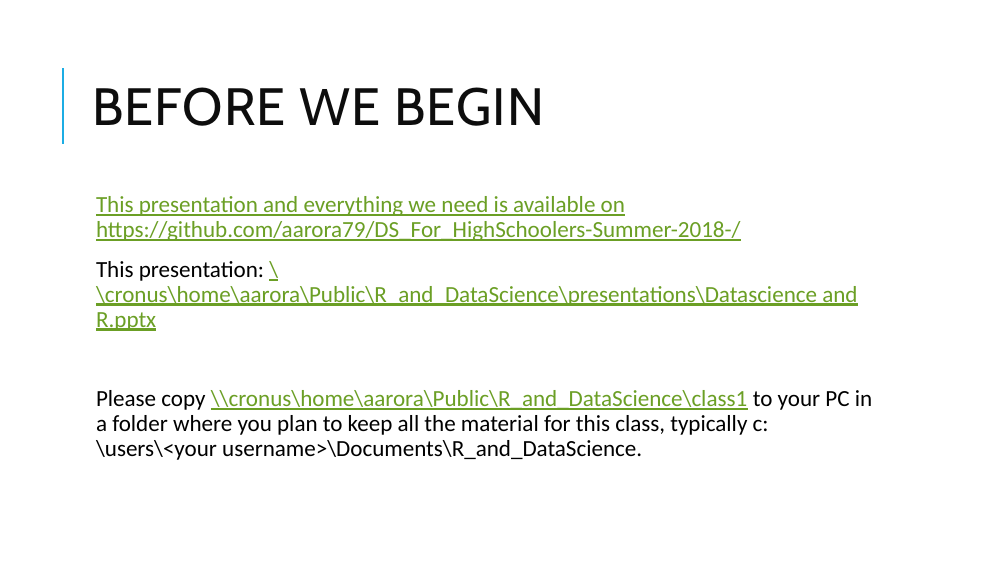
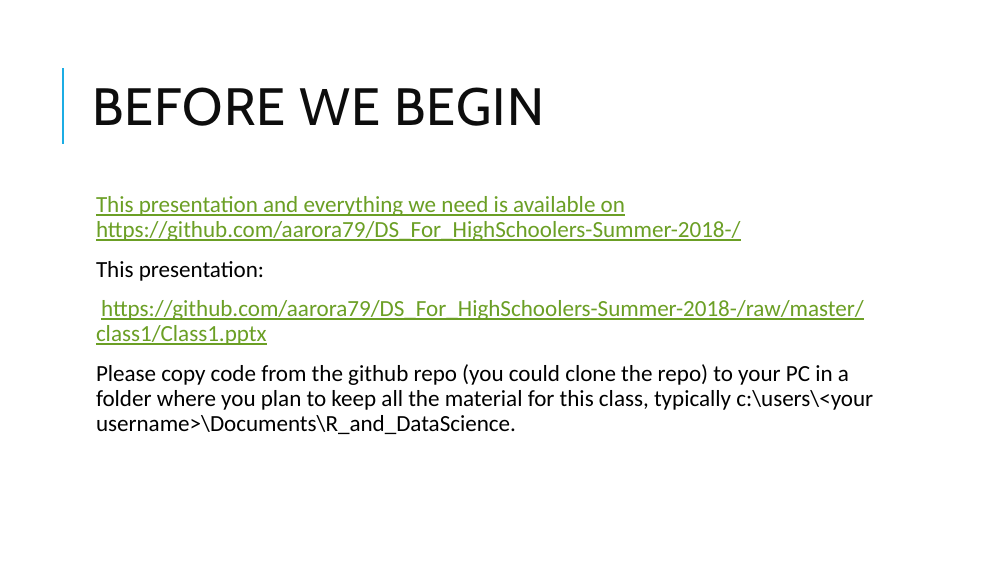
Before and after one commit to aarora79/DS_For_HighSchoolers-Summer-2018-, a slide deck: slide 2 of class1/Class1.pptx. Drawn at 1008x567 pixels with LibreOffice and Linux fonts; fonts in the diff are those of the drawing. Boxes give left, top, right and bottom in pixels: in the first picture for what was removed or moved away, otherwise in the second. Text is boxed around its words. In the diff, an @@ line names an element or a change of style, - is before the commit and + after.

Commit message:
updated presentation before class

```diff
--- a/class1/Class1.pptx
+++ b/class1/Class1.pptx
@@ text at (96, 261, 873, 434): text changed @@
-  This presentation: \\cronus\home\aarora\Public\R_and_DataScience\presentations\Datascience and R.pptx
-  Please copy \\cronus\home\aarora\Public\R_and_DataScience\class1 to your PC in a folder where you plan to keep all the material for this class, typically c:\users\<your username>\Documents\R_and_DataScience.
+  This presentation:
+  https://github.com/aarora79/DS_For_HighSchoolers-Summer-2018-/raw/master/class1/Class1.pptx
+  Please copy code from the github repo (you could clone the repo) to your PC in a folder where you plan to keep all the material for this class, typically c:\users\<your username>\Documents\R_and_DataScience.
```
Also in this commit, not shown: 1 other slide changed.
